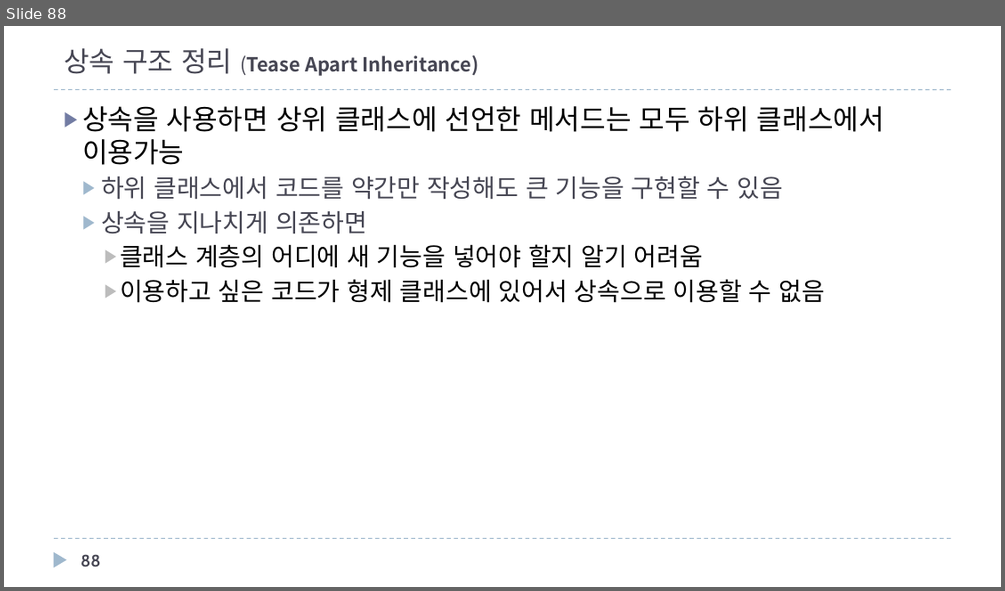
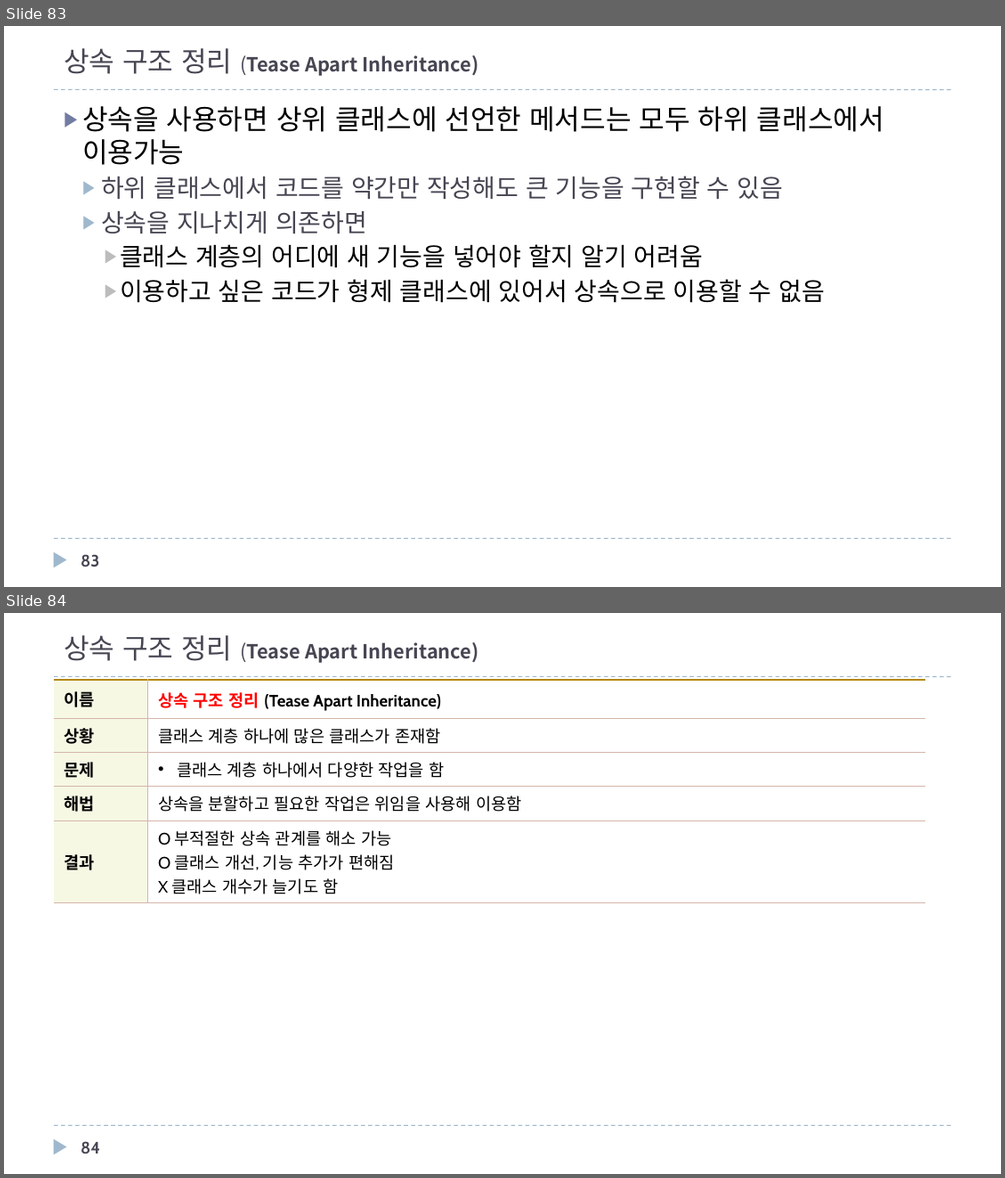
Before and after one commit to mkgungor/refactoring_java, a slide deck: ppt/자바로 배우는 리팩토링 입문.pptx. Shown one above the other, each under a label of ours: slide 88 before the commit, slides 83 and 84 after it. The pictures are 1005x591 and 1005x1178 pixels, drawn with LibreOffice and Linux fonts; fonts in the diff are those of the drawing. Boxes give left, top, right and bottom in pixels: in the first picture for what was removed or moved away, otherwise in the second. Text is boxed around its words. In the diff, an @@ line names an element or a change of style, - is before the commit and + after.

Commit message:
기본 PPT 작업 완료 - 소스 추가 및 마틴파울러 교재 내용(해당 참조 page추가)

```diff
--- a/ppt/자바로 배우는 리팩토링 입문.pptx
+++ b/ppt/자바로 배우는 리팩토링 입문.pptx
@@ slide 84 added at box(4, 613, 1001, 1174), background #FFFFFF; not listed: 3 template elements that a slide beside it also shows @@
@@ title added at box(64, 635, 478, 663), 14 pt, text #464653, bold @@
+상속 구조 정리 (Tease Apart Inheritance)
@@ table added at box(54, 680, 925, 898), 5 rows, 2 columns @@
+이름 | 상속 구조 정리 (Tease Apart Inheritance)
+상황 | 클래스 계층 하나에 많은 클래스가 존재함
+문제 | 클래스 계층 하나에서 다양한 작업을 함
+해법 | 상속을 분할하고 필요한 작업은 위임을 사용해 이용함
+결과 | O 부적절한 상속 관계를 해소 가능 / O 클래스 개선, 기능 추가가 편해짐 / X 클래스 개수가 늘기도 함
@@ page number added at box(81, 1141, 100, 1154), 12 pt, text #464653, bold @@
+84
@@ what was slide 88 is now slide 83 @@
@@ page number at box(81, 554, 99, 567): text changed @@
-88
+83
```
Also in this commit, not shown: 7 slides changed, 1 other slide added, 5 slides removed.
